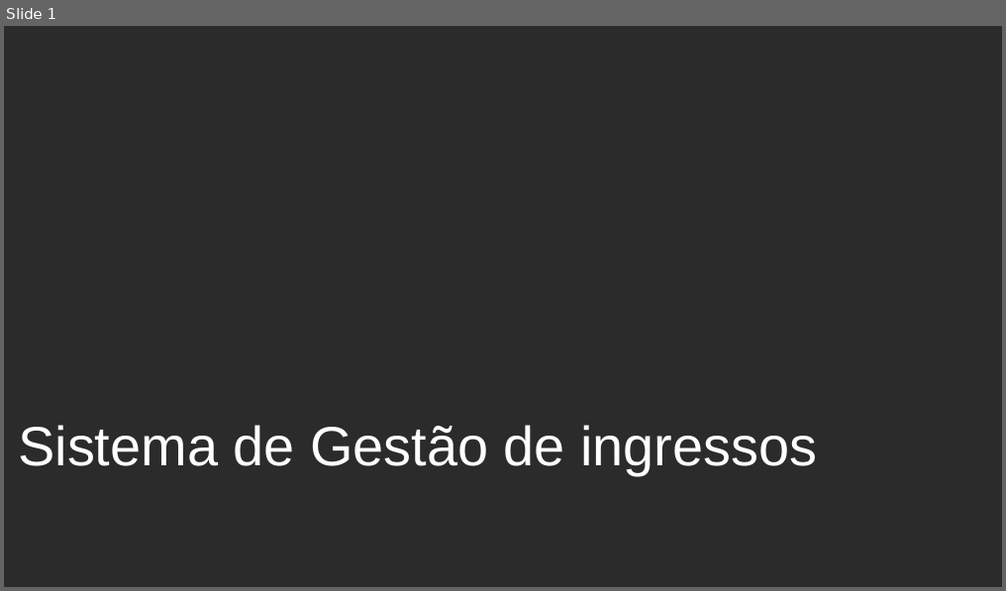
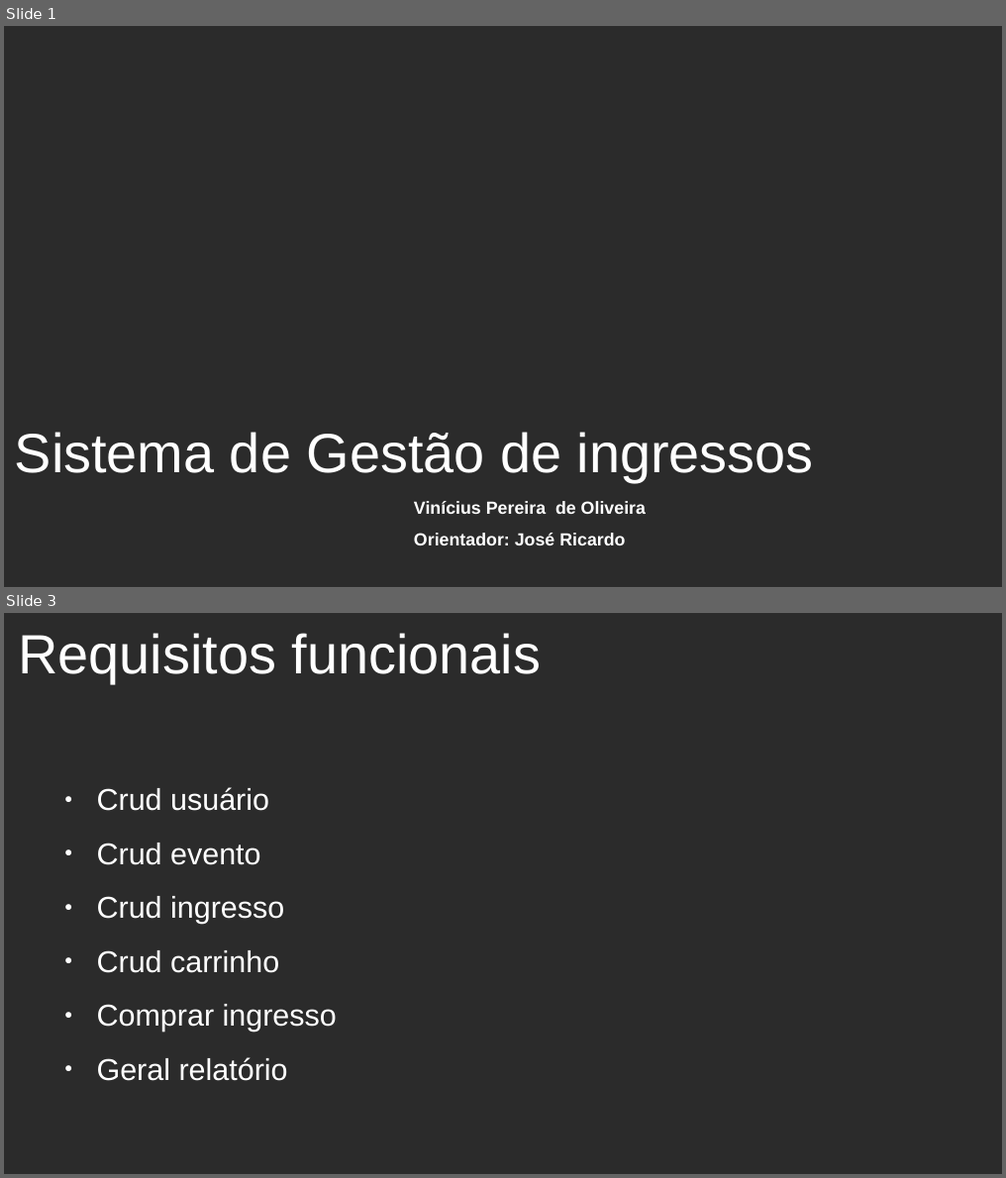
Before and after one commit to viniciusoliverrs/ingresso-online, a slide deck: TCC_slide.odp. Shown one above the other, each under a label of ours: slide 1 before the commit, slides 1 and 3 after it; the slides between them are not shown. The pictures are 1006x591 and 1006x1178 pixels, drawn with LibreOffice and Linux fonts; fonts in the diff are those of the drawing; background and template pictures are left out; a plain dark background stands for a picture behind light text. Boxes give left, top, right and bottom in pixels: in the first picture for what was removed or moved away, otherwise in the second. Text is boxed around its words. In the diff, an @@ line names an element or a change of style, - is before the commit and + after.

```diff
--- a/TCC_slide.odp
+++ b/TCC_slide.odp
@@ slide 3 added at <box>4,613,1002,1174</box>, background picture (left out) @@
@@ title added at <box>18,633,541,683</box>, 44 pt, text #FFFFFF @@
+Requisitos funcionais
@@ text added at <box>97,787,337,1081</box>, 24 pt, text #FFFFFF @@
+● Crud usuário
+● Crud evento
+● Crud ingresso
+● Crud carrinho
+● Comprar ingresso
+● Geral relatório
@@ slide 1 changed as well @@
@@ title "Sistema de Gestão de ingressos": place and size @@
-title "Sistema de Gestão de ingressos" at <box>18,425,817,474</box>
+title "Sistema de Gestão de ingressos" at <box>15,432,814,482</box>
@@ title added at <box>414,501,646,514</box>, 14 pt, text #FFFFFF, bold @@
+Vinícius Pereira de Oliveira
@@ title added at <box>414,533,625,546</box>, 14 pt, text #FFFFFF, bold @@
+Orientador: José Ricardo
```
Also in this commit, not shown: 4 other slides added, 2 slides removed, 10 other files.
